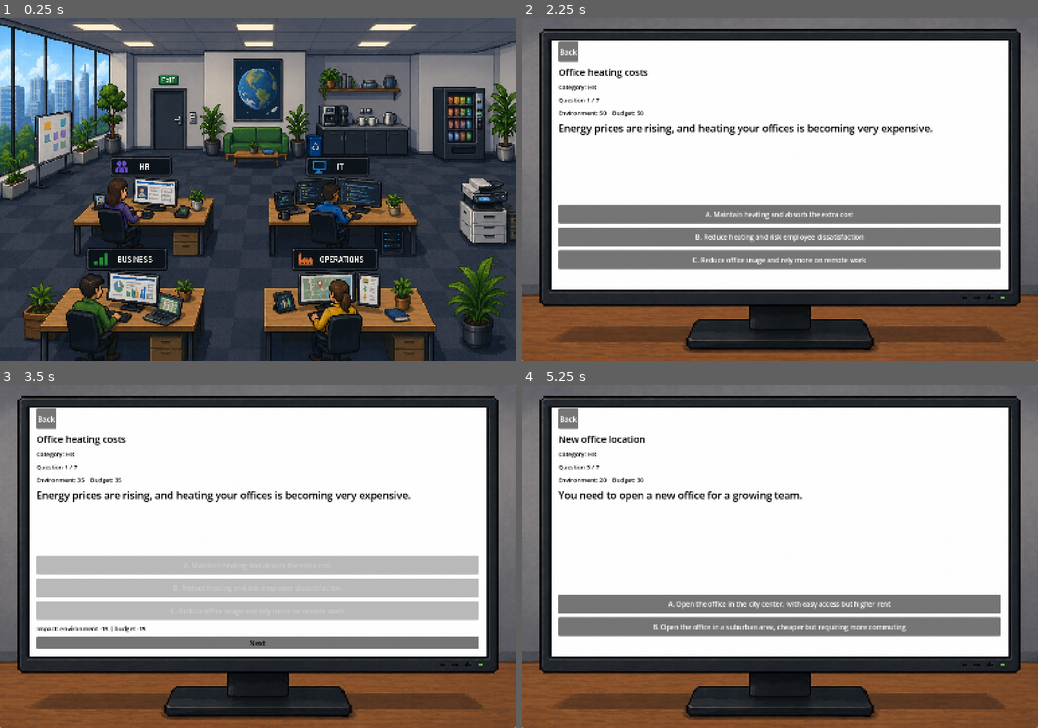
Above: before the commit, frames 1-4 (two rows, left to right).
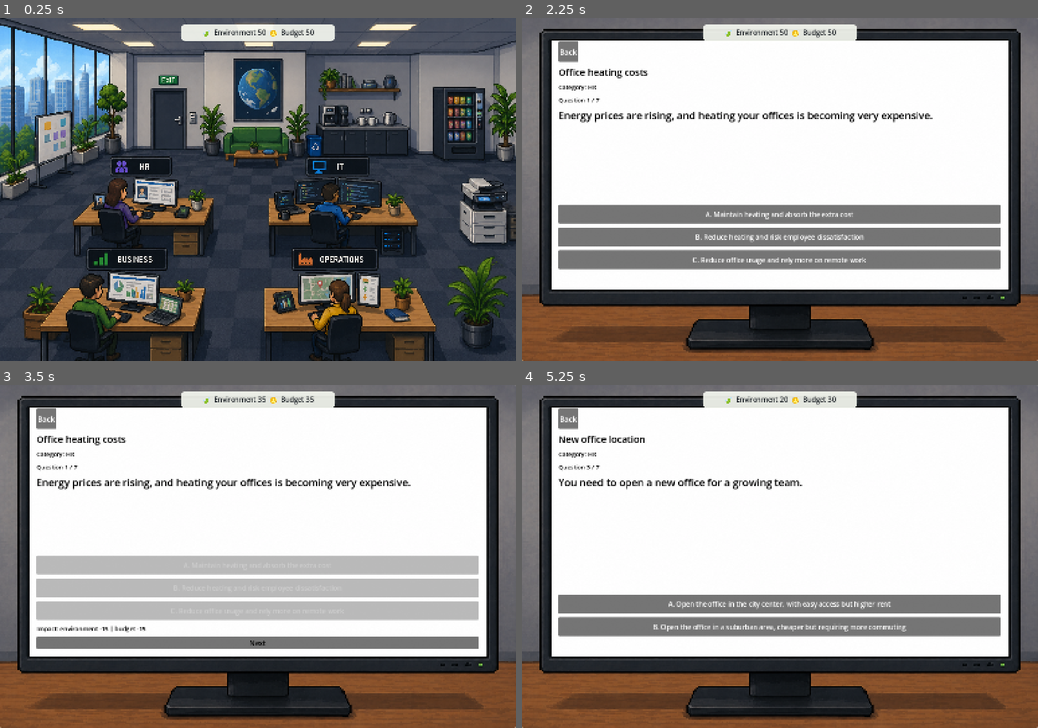
Above: after the commit, the same moments.

Repository: Leopold-Wahlbeck/Green-Cio
Game: Godot game, scene res://scenes/main.tscn
The game is run twice, just before and just after one commit, with the same random seed, the same clock (stepped at 60 frames per second) and the same inputs.
Inputs (mouse positions are in pixels of both pictures, inside the frame that each line leads up to):
- Up to frame 1 (0.25 s): no input
- Up to frame 2 (2.25 s): click (640, 302) at 0.5 s; click "Back" at 1.25 s; click (661, 206) at 2 s
- Up to frame 3 (3.5 s): click "A. Maintain heating and absor…" at 2.75 s
- Up to frame 4 (5.25 s): click "Next" at 3.5 s; click "A. Keep printing rules unchan…" at 4.25 s; click "Next" at 5 s

The runs differ from the first frame. In frame 1, 1.4% of the frame differs, in the area x 35-65%, y 1-7%; in frame 2, 3.4%; in frame 3, 3.4%, in the area x 7-80%, y 1-35%; in frame 4, 2.7%.

Commit message:
Added storage and new scores indicators

Diff:
--- a/scenes/main.tscn
+++ b/scenes/main.tscn
@@ -1,8 +1,19 @@
-[gd_scene format=3 uid="uid://1xup5uvpt4eq" load_steps=3]
+[gd_scene format=3 uid="uid://1xup5uvpt4eq" load_steps=4]
 
 [ext_resource type="Texture2D" path="res://assets/images/main_background.png" id="2_intro"]
 [ext_resource type="Script" path="res://scripts/Main.gd" id="3_script"]
 
+[sub_resource type="StyleBoxFlat" id="StyleBoxFlat_score_panel"]
+bg_color = Color(0.96, 0.97, 0.94, 0.92)
+corner_radius_top_left = 14
+corner_radius_top_right = 14
+corner_radius_bottom_right = 14
+corner_radius_bottom_left = 14
+content_margin_left = 18.0
+content_margin_top = 10.0
+content_margin_right = 18.0
+content_margin_bottom = 10.0
+
 [node name="main" type="Control" unique_id=1379461960]
 layout_mode = 3
 anchors_preset = 15
@@ -21,6 +32,45 @@
 grow_vertical = 2
 texture = ExtResource("2_intro")
 expand_mode = 1
+
+[node name="TopScorePanel" type="PanelContainer" parent="." unique_id=579007042]
+layout_mode = 1
+anchors_preset = 10
+anchor_left = 0.5
+anchor_right = 0.5
+offset_left = -230.0
+offset_top = 18.0
+offset_right = 230.0
+offset_bottom = 66.0
+grow_horizontal = 2
+theme_override_styles/panel = SubResource("StyleBoxFlat_score_panel")
+
+[node name="ScoreRow" type="HBoxContainer" parent="TopScorePanel" unique_id=698115447]
+layout_mode = 2
+alignment = 1
+theme_override_constants/separation = 12
+
+[node name="EnvironmentIcon" type="Label" parent="TopScorePanel/ScoreRow" unique_id=133431911]
+layout_mode = 2
+text = "🍃"
+theme_override_font_sizes/font_size = 22
+
+[node name="EnvironmentValueLabel" type="Label" parent="TopScorePanel/ScoreRow" unique_id=93771211]
+layout_mode = 2
+theme_override_colors/font_color = Color(0.12, 0.14, 0.16, 1)
+theme_override_font_sizes/font_size = 20
+text = "Environment 50"
+
+[node name="BudgetIcon" type="Label" parent="TopScorePanel/ScoreRow" unique_id=403381028]
+layout_mode = 2
+text = "🪙"
+theme_override_font_sizes/font_size = 22
+
+[node name="BudgetValueLabel" type="Label" parent="TopScorePanel/ScoreRow" unique_id=715747802]
+layout_mode = 2
+theme_override_colors/font_color = Color(0.12, 0.14, 0.16, 1)
+theme_override_font_sizes/font_size = 20
+text = "Budget 50"
 
 [node name="IntroLayer" type="Control" parent="." unique_id=574290131]
 layout_mode = 1
@@ -113,22 +163,6 @@
 theme_override_colors/font_color = Color(0, 0, 0, 1)
 theme_override_font_sizes/font_size = 18
 
-[node name="ScoresRow" type="HBoxContainer" parent="ScreenArea/VBoxContainer" unique_id=118677095]
-layout_mode = 2
-theme_override_constants/separation = 18
-
-[node name="EnvironmentScoreLabel" type="Label" parent="ScreenArea/VBoxContainer/ScoresRow" unique_id=824594052]
-layout_mode = 2
-text = "Environment: 50"
-theme_override_colors/font_color = Color(0, 0, 0, 1)
-theme_override_font_sizes/font_size = 18
-
-[node name="MoneyScoreLabel" type="Label" parent="ScreenArea/VBoxContainer/ScoresRow" unique_id=114854838]
-layout_mode = 2
-text = "Budget: 50"
-theme_override_colors/font_color = Color(0, 0, 0, 1)
-theme_override_font_sizes/font_size = 18
-
 [node name="DescriptionLabel" type="Label" parent="ScreenArea/VBoxContainer" unique_id=912490889]
 layout_mode = 2
 size_flags_vertical = 3
--- a/scripts/GameState.gd
+++ b/scripts/GameState.gd
@@ -6,6 +6,7 @@
 var economy_score := 50
 var round_number := 0
 var max_rounds := 5
+
 
 func configure(initial_environment: int, initial_economy: int, total_rounds: int) -> void:
 	initial_environment_score = initial_environment
@@ -29,3 +30,19 @@
 	var average = (environment_score + economy_score) / 2
 	var penalty = abs(environment_score - economy_score)
 	return clamp(average - penalty, 0, 100)
+
+
+func get_snapshot() -> Dictionary:
+	return {
+		"environment_score": environment_score,
+		"economy_score": economy_score,
+		"round_number": round_number,
+		"max_rounds": max_rounds,
+	}
+
+
+func restore_snapshot(snapshot: Dictionary) -> void:
+	environment_score = int(snapshot.get("environment_score", initial_environment_score))
+	economy_score = int(snapshot.get("economy_score", initial_economy_score))
+	round_number = int(snapshot.get("round_number", 0))
+	max_rounds = int(snapshot.get("max_rounds", max_rounds))
--- a/scripts/Main.gd
+++ b/scripts/Main.gd
@@ -12,14 +12,14 @@
 const QUESTION_SCREEN_RECT := Rect2(0.055, 0.05, 0.889, 0.744)
 
 @onready var background: TextureRect = $Background
+@onready var environment_value_label: Label = $TopScorePanel/ScoreRow/EnvironmentValueLabel
+@onready var budget_value_label: Label = $TopScorePanel/ScoreRow/BudgetValueLabel
 @onready var intro_layer: Control = $IntroLayer
 @onready var screen_area: Control = $ScreenArea
 @onready var back_button: Button = $ScreenArea/VBoxContainer/BackButton
 @onready var title_label: Label = $ScreenArea/VBoxContainer/TitleLabel
 @onready var category_label: Label = $ScreenArea/VBoxContainer/CategoryLabel
 @onready var round_label: Label = $ScreenArea/VBoxContainer/RoundLabel
-@onready var environment_score_label: Label = $ScreenArea/VBoxContainer/ScoresRow/EnvironmentScoreLabel
-@onready var money_score_label: Label = $ScreenArea/VBoxContainer/ScoresRow/MoneyScoreLabel
 @onready var description_label: Label = $ScreenArea/VBoxContainer/DescriptionLabel
 @onready var choice_buttons: Array[Button] = [
 	$ScreenArea/VBoxContainer/ChoiceButton,
@@ -43,6 +43,8 @@
 var pending_triggered_questions: Array[Dictionary] = []
 var current_question: Dictionary = {}
 var selected_category := ""
+var category_sessions := {}
+var is_showing_end_screen := false
 
 
 func _ready() -> void:
@@ -59,6 +61,7 @@
 	next_button.pressed.connect(_on_next_button_pressed)
 	resized.connect(_update_background_layout)
 	load_questions()
+	update_score_labels()
 	show_intro_screen()
 
 
@@ -95,13 +98,18 @@
 
 
 func show_intro_screen() -> void:
+	if not selected_category.is_empty():
+		save_current_session()
+
 	selected_category = ""
 	current_question = {}
+	is_showing_end_screen = false
 	feedback_label.text = ""
 	next_button.visible = false
 	background.texture = INTRO_BACKGROUND
 	intro_layer.visible = true
 	screen_area.visible = false
+	update_score_labels()
 	_update_background_layout()
 
 
@@ -118,6 +126,9 @@
 	intro_layer.visible = false
 	screen_area.visible = true
 	_update_background_layout()
+
+	if restore_category_session(category_name):
+		return
 
 	GameState.reset_game()
 	remaining_questions = base_questions.duplicate(true)
@@ -125,6 +136,7 @@
 	remaining_questions.shuffle()
 	GameState.max_rounds = remaining_questions.size()
 	current_question = {}
+	is_showing_end_screen = false
 	feedback_label.text = ""
 	next_button.visible = false
 	next_button.text = "Next"
@@ -146,8 +158,10 @@
 		return
 
 	current_question = remaining_questions.pop_front()
+	is_showing_end_screen = false
 	display_question(current_question)
 	update_score_labels()
+	save_current_session()
 
 
 func display_question(question: Dictionary) -> void:
@@ -169,6 +183,8 @@
 		else:
 			button.visible = false
 
+	back_button.visible = true
+
 
 func _on_choice_pressed(index: int) -> void:
 	if current_question.is_empty():
@@ -199,6 +215,7 @@
 
 	next_button.text = "View results" if remaining_questions.is_empty() else "Next"
 	next_button.visible = true
+	save_current_session()
 
 
 func unlock_triggered_questions(answered_question: Dictionary, selected_choice: Dictionary) -> void:
@@ -219,12 +236,13 @@
 
 
 func update_score_labels() -> void:
-	environment_score_label.text = "Environment: %d" % GameState.environment_score
-	money_score_label.text = "Budget: %d" % GameState.economy_score
+	environment_value_label.text = "Environment %d" % GameState.environment_score
+	budget_value_label.text = "Budget %d" % GameState.economy_score
 
 
 func show_end_screen() -> void:
 	current_question = {}
+	is_showing_end_screen = true
 	title_label.text = "%s complete" % selected_category
 	category_label.text = "Category: %s" % selected_category
 	round_label.text = "Final score"
@@ -236,15 +254,18 @@
 	feedback_label.text = "The balance score rewards choices that protect both dimensions."
 	for button in choice_buttons:
 		button.visible = false
+	back_button.visible = true
 	next_button.text = "Replay category"
 	next_button.visible = true
 	update_score_labels()
+	save_current_session()
 
 
 func show_loading_error(message: String) -> void:
 	background.texture = QUESTION_BACKGROUND
 	intro_layer.visible = false
 	screen_area.visible = true
+	is_showing_end_screen = false
 	_update_background_layout()
 	title_label.text = "Error"
 	category_label.text = ""
@@ -253,13 +274,19 @@
 	feedback_label.text = "Check the file %s." % QUESTIONS_PATH
 	for button in choice_buttons:
 		button.visible = false
+	back_button.visible = true
 	next_button.visible = false
+	update_score_labels()
 
 
 func _on_next_button_pressed() -> void:
 	if current_question.is_empty():
 		if selected_category.is_empty():
 			show_intro_screen()
+			return
+		if is_showing_end_screen:
+			category_sessions.erase(selected_category)
+			start_category_game(selected_category)
 			return
 		start_category_game(selected_category)
 		return
@@ -322,6 +349,65 @@
 	)
 
 
+func save_current_session() -> void:
+	if selected_category.is_empty():
+		return
+
+	category_sessions[selected_category] = {
+		"game_state": GameState.get_snapshot(),
+		"remaining_questions": remaining_questions.duplicate(true),
+		"pending_triggered_questions": pending_triggered_questions.duplicate(true),
+		"current_question": current_question.duplicate(true),
+		"feedback_text": feedback_label.text,
+		"next_visible": next_button.visible,
+		"next_text": next_button.text,
+		"buttons_locked": are_choice_buttons_locked(),
+		"is_showing_end_screen": is_showing_end_screen,
+	}
+
+
+func restore_category_session(category_name: String) -> bool:
+	if not category_sessions.has(category_name):
+		return false
+
+	var session: Dictionary = category_sessions[category_name]
+	GameState.restore_snapshot(session.get("game_state", {}))
+	remaining_questions = session.get("remaining_questions", []).duplicate(true)
+	pending_triggered_questions = session.get("pending_triggered_questions", []).duplicate(true)
+	current_question = session.get("current_question", {}).duplicate(true)
+	feedback_label.text = str(session.get("feedback_text", ""))
+	next_button.visible = bool(session.get("next_visible", false))
+	next_button.text = str(session.get("next_text", "Next"))
+	is_showing_end_screen = bool(session.get("is_showing_end_screen", false))
+	update_score_labels()
+
+	if is_showing_end_screen:
+		show_end_screen()
+		return true
+
+	if current_question.is_empty():
+		load_next_question()
+		return true
+
+	display_question(current_question)
+	feedback_label.text = str(session.get("feedback_text", ""))
+	next_button.visible = bool(session.get("next_visible", false))
+	next_button.text = str(session.get("next_text", "Next"))
+
+	if bool(session.get("buttons_locked", false)):
+		for button in choice_buttons:
+			button.disabled = true
+
+	return true
+
+
+func are_choice_buttons_locked() -> bool:
+	for button in choice_buttons:
+		if button.visible and button.disabled:
+			return true
+	return false
+
+
 func get_displayed_image_rect(texture_size: Vector2, available_size: Vector2) -> Rect2:
 	if texture_size.x <= 0.0 or texture_size.y <= 0.0:
 		return Rect2(Vector2.ZERO, available_size)
